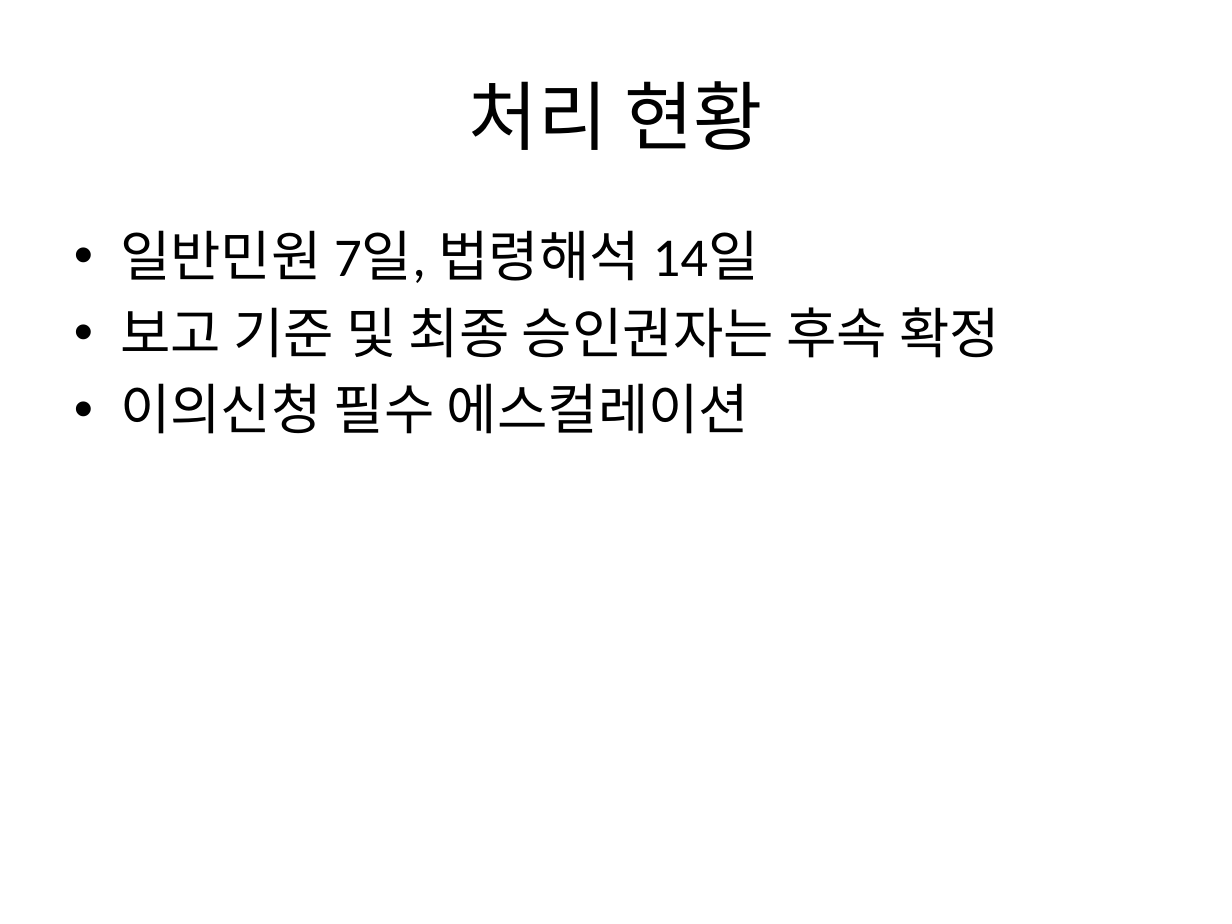
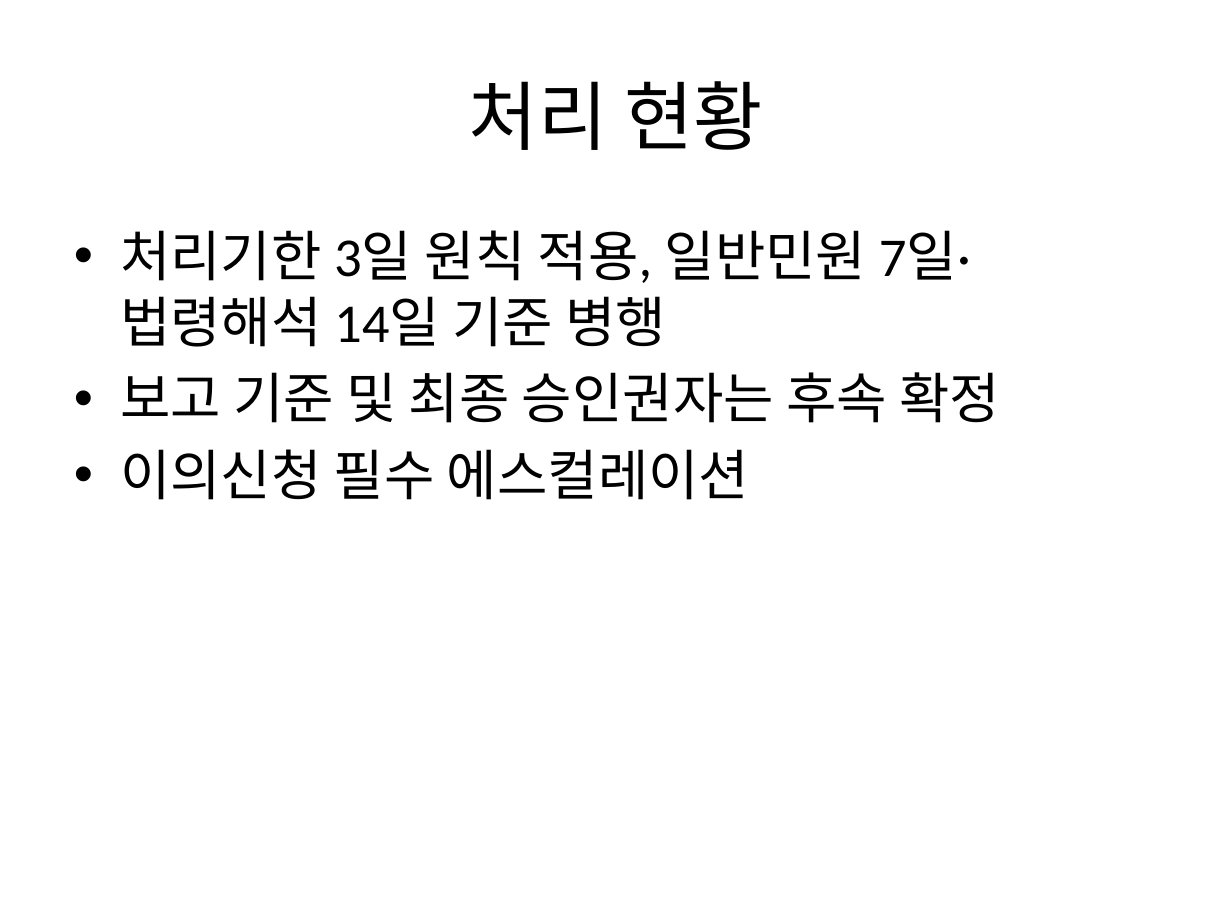
Before and after one commit to Abraxaspark91/n8n_termpjt, a slide deck: slide 7 of scenarios/S10_election_office_support/deliverables/선관위_업무브리핑_덱.pptx. Drawn at 1232x924 pixels with LibreOffice and Linux fonts; fonts in the diff are those of the drawing. Boxes give left, top, right and bottom in pixels: in the first picture for what was removed or moved away, otherwise in the second. Text is boxed around its words. In the diff, an @@ line names an element or a change of style, - is before the commit and + after.

```diff
--- a/scenarios/S10_election_office_support/deliverables/선관위_업무브리핑_덱.pptx
+++ b/scenarios/S10_election_office_support/deliverables/선관위_업무브리핑_덱.pptx
@@ text at (x1=120, y1=230, x2=971, y2=347): text changed @@
-• 일반민원 7일, 법령해석 14일
+• 처리기한 3일 원칙 적용, 일반민원 7일·법령해석 14일 기준 병행
```
Also in this commit, not shown: 1 slide added, 8 other files.
